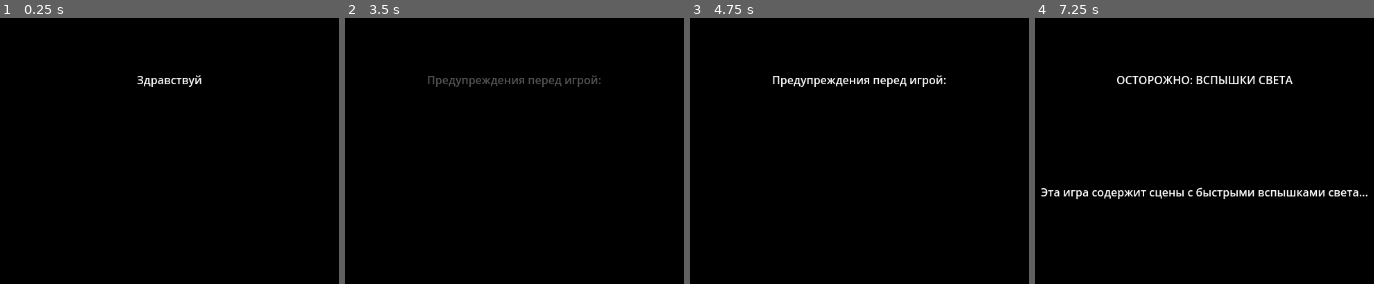
Above: before the commit, frames 1-4 (left to right).
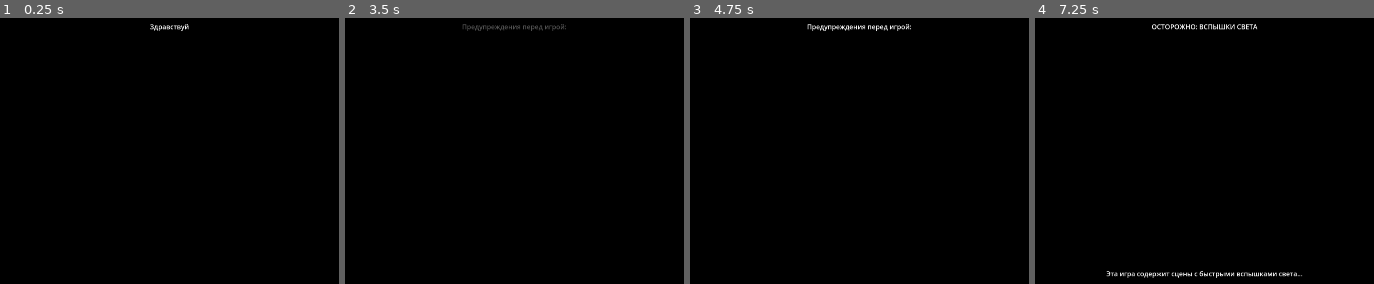
Above: after the commit, the same moments.

Repository: BitBoxxxer/our-joined-breath
Game: Godot game, scene res://Scenes/Menu/GameLoad/Load_Screen.tscn
The game is run twice, just before and just after one commit, with the same random seed, the same clock (stepped at 60 frames per second) and the same inputs.
Inputs:
- Up to frame 1 (0.25 s): no input
- Up to frame 2 (3.5 s): tap Enter at 0.5, 2 s; tap Left (UI_look_left) at 0.6, 2.1 s; tap Space at 1.25, 2.75 s; tap Right (UI_look_right) at 1.35, 2.85 s
- Up to frame 3 (4.75 s): tap Enter at 3.5 s; tap Left (UI_look_left) at 3.6 s; tap Space at 4.25 s; tap Right (UI_look_right) at 4.35 s
- Up to frame 4 (7.25 s): tap Left (UI_look_left) at 5.1, 6.6 s; tap Right (UI_look_right) at 5.85 s

The runs differ from the first frame. In frame 1, 0.5% of the frame differs, in the area x 40-60%, y 2-26%; in frame 2, 1.0%; in frame 3, 1.4%; in frame 4, 3.8%, in the area x 1-99%, y 2-98%.

Commit message:
little apdts

Diff:
--- a/Scenes/Game_Map/2D/TestArea2D.tscn
+++ b/Scenes/Game_Map/2D/TestArea2D.tscn
@@ -1,20 +1,32 @@
 [gd_scene load_steps=2 format=3 uid="uid://5a7axkqf1hty"]
 
 [sub_resource type="RectangleShape2D" id="RectangleShape2D_ihjwj"]
+size = Vector2(1551, 74)
 
 [node name="TestArea2d" type="Node2D"]
 
 [node name="PlayerData" type="Control" parent="."]
 layout_mode = 3
 anchors_preset = 0
-offset_right = 40.0
-offset_bottom = 40.0
+offset_left = 48.0
+offset_top = 40.0
+offset_right = 88.0
+offset_bottom = 80.0
 
 [node name="Camera2D" type="Camera2D" parent="PlayerData"]
+position = Vector2(528, 280)
 
 [node name="MapData" type="Node2D" parent="."]
 
 [node name="Sprite2D" type="Area2D" parent="MapData"]
 
 [node name="CollisionShape2D" type="CollisionShape2D" parent="MapData/Sprite2D"]
+position = Vector2(536, 632)
 shape = SubResource("RectangleShape2D_ihjwj")
+debug_color = Color(0, 0, 0, 0.42)
+
+[node name="Panel" type="Panel" parent="MapData/Sprite2D/CollisionShape2D"]
+offset_left = -704.0
+offset_top = -8.0
+offset_right = 776.0
+offset_bottom = 40.0
--- /dev/null
+++ b/Scenes/videoScene_player.tscn
@@ -0,0 +1,20 @@
+[gd_scene load_steps=2 format=3 uid="uid://cb6xg4k6stxj0"]
+
+[ext_resource type="Script" uid="uid://c2sfiec843dju" path="res://Scripts/Globals/video_scene_player.gd" id="1_gylix"]
+
+[node name="MainControl" type="Control"]
+layout_mode = 3
+anchors_preset = 15
+anchor_right = 1.0
+anchor_bottom = 1.0
+grow_horizontal = 2
+grow_vertical = 2
+script = ExtResource("1_gylix")
+
+[node name="VideoStreamPlayer" type="VideoStreamPlayer" parent="."]
+layout_mode = 1
+anchors_preset = 15
+anchor_right = 1.0
+anchor_bottom = 1.0
+grow_horizontal = 2
+grow_vertical = 2
--- /dev/null
+++ b/Scripts/Globals/video_scene_player.gd
@@ -0,0 +1,4 @@
+extends Control
+
+# TODO: Сигналы для динамики кода сцен.
+# TODO: Библиотеку path к различным видео из библиотеки.
--- a/project.godot
+++ b/project.godot
@@ -24,6 +24,11 @@
 [autoload]
 
 Global="*res://Scripts/Globals/Global.gd"
+
+[display]
+
+window/size/viewport_width=1920
+window/size/viewport_height=1080
 
 [dotnet]
 
Not shown, added: Scripts/Globals/video_scene_player.gd.uid
